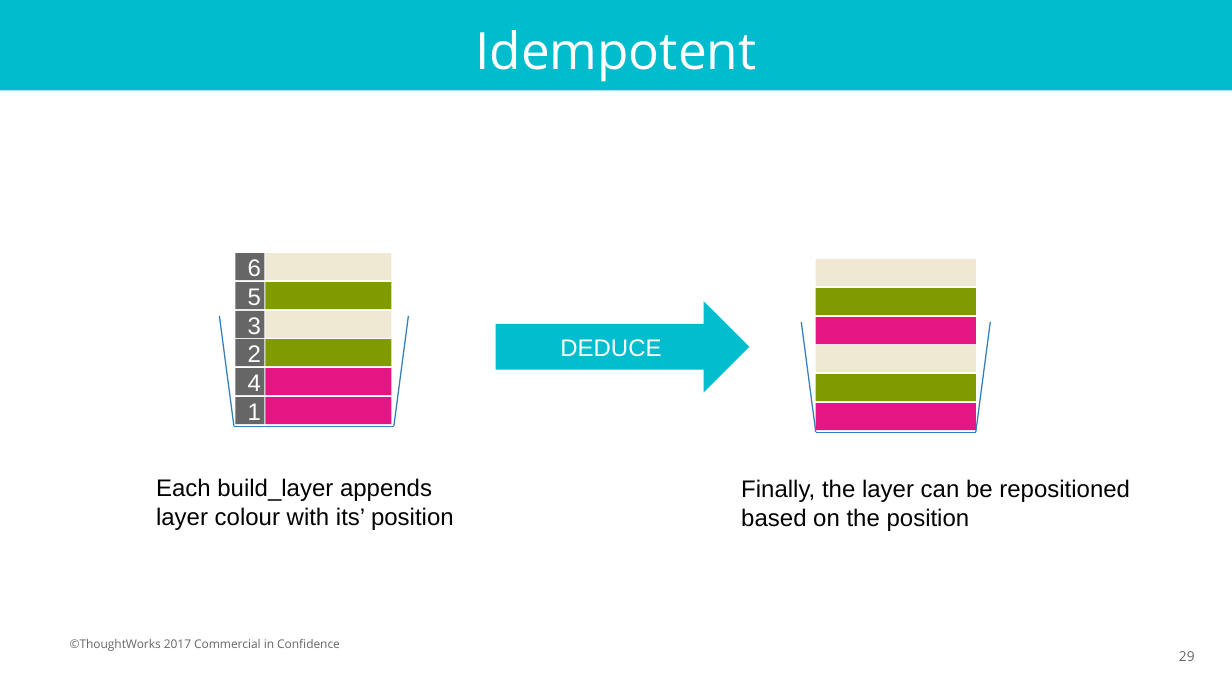
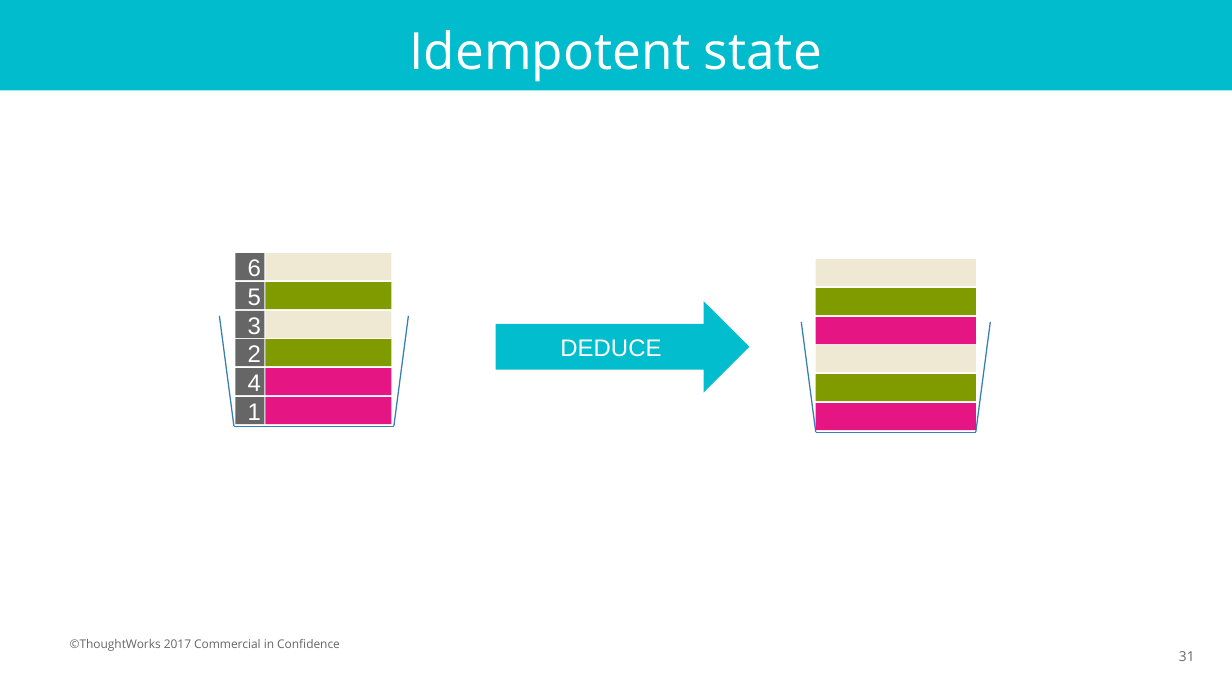
Before and after one commit to wilsontjhi/pycon-asia-2018, a slide deck: slide 31 of slides/Pycon 2018.pptx (slide 29 before the commit). Drawn at 1232x693 pixels with LibreOffice and Linux fonts; fonts in the diff are those of the drawing. Boxes give left, top, right and bottom in pixels: in the first picture for what was removed or moved away, otherwise in the second. Text is boxed around its words. In the diff, an @@ line names an element or a change of style, - is before the commit and + after.

Commit message:
Updated slides to improve the idempotent

```diff
--- a/slides/Pycon 2018.pptx
+++ b/slides/Pycon 2018.pptx
@@ title at <box>410,30,822,82</box>: text changed @@
-Idempotent
+Idempotent state
@@ text removed at <box>156,478,454,530</box> @@
-Each build_layer appends
-layer colour with its’ position
@@ text removed at <box>741,479,1130,531</box> @@
-Finally, the layer can be repositioned
-based on the position
@@ page number at <box>1179,651,1195,661</box>: text changed @@
-29
+31
```
Also in this commit, not shown: 1 other slide changed, 4 slides added, 2 other files.
